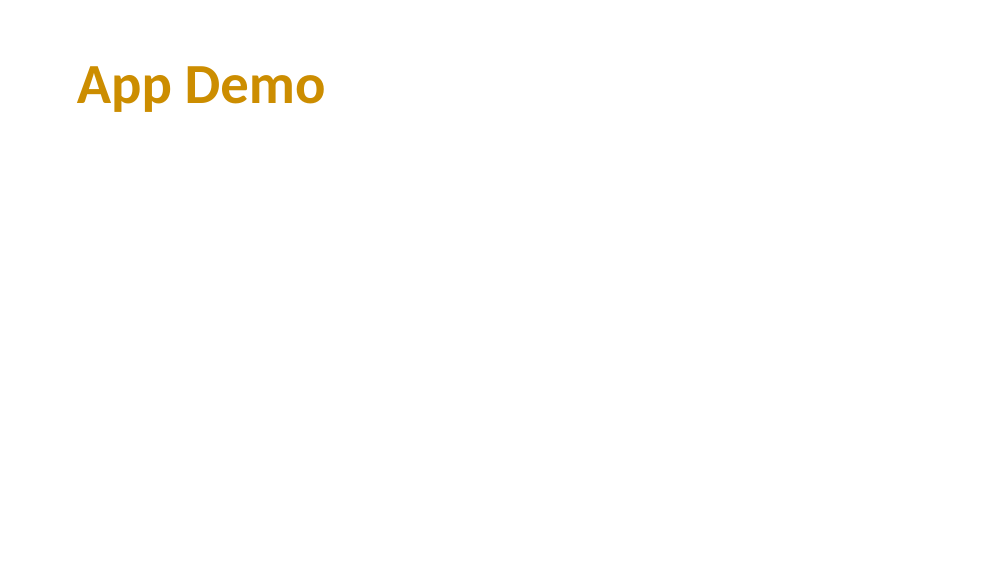
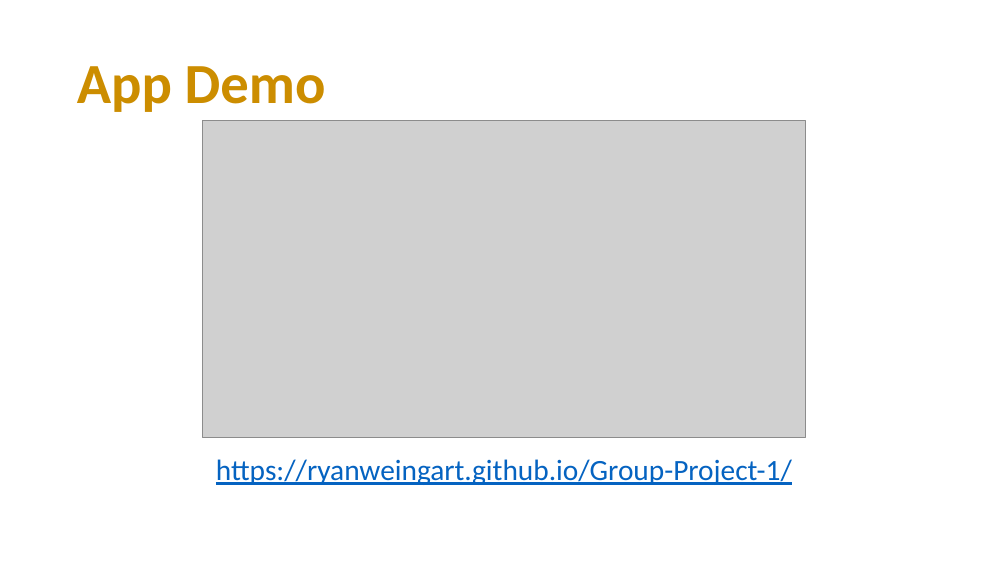
Before and after one commit to ryanweingart/Group-Project, a slide deck: slide 7 of FindMyFit.pptx. Drawn at 1008x567 pixels with LibreOffice and Linux fonts; fonts in the diff are those of the drawing; grey boxes stand for pictures. Boxes give left, top, right and bottom in pixels: in the first picture for what was removed or moved away, otherwise in the second. Text is boxed around its words. In the diff, an @@ line names an element or a change of style, - is before the commit and + after.

```diff
--- a/FindMyFit.pptx
+++ b/FindMyFit.pptx
@@ picture added at bbox=[203, 121, 805, 438] @@
@@ text added at bbox=[216, 459, 792, 485], 28 pt, text #0563C1, underline @@
+https://ryanweingart.github.io/Group-Project-1/
```
Also in this commit, not shown: 5 other files.
